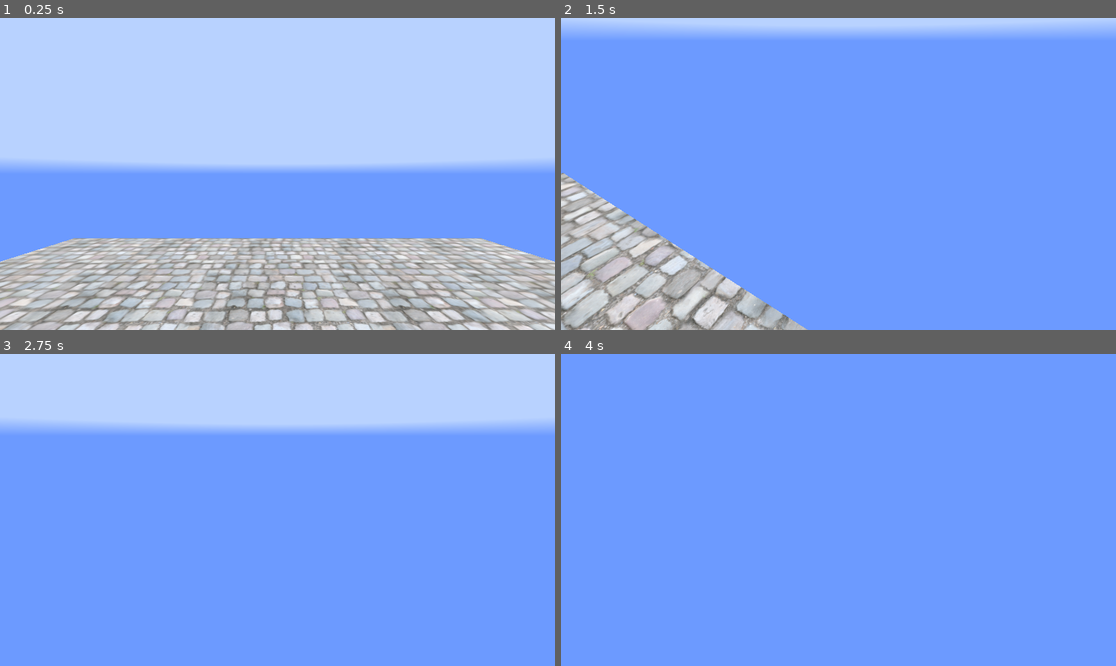
Above: before the commit, frames 1-4 (two rows, left to right).
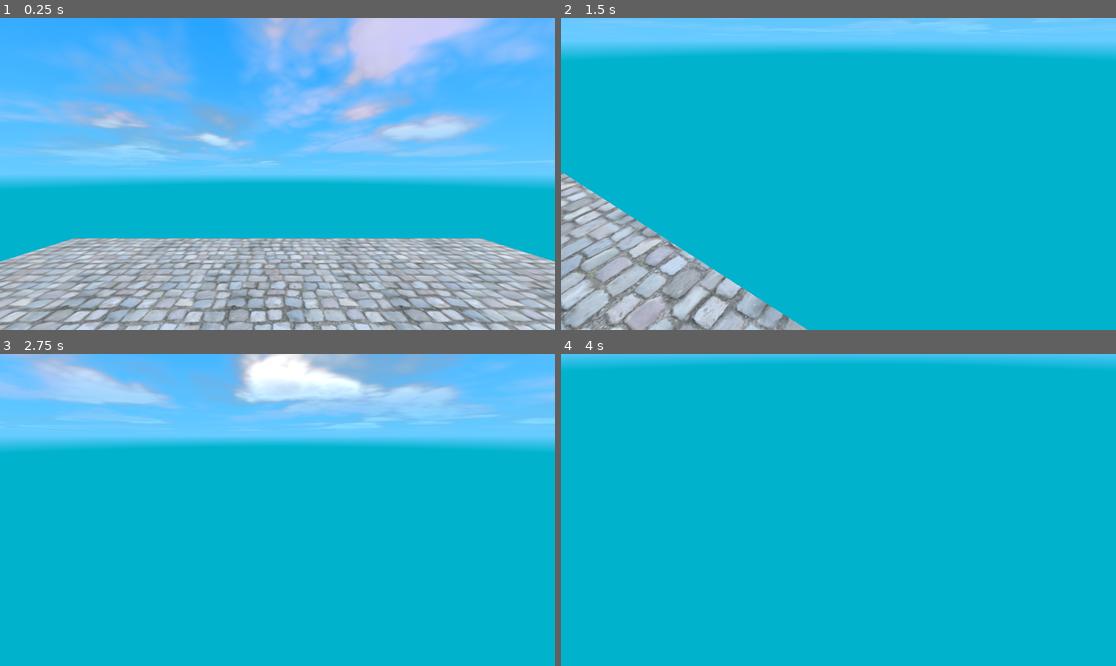
Above: after the commit, the same moments.

Repository: vierth/qianlongsworld
Game: Godot game, scene res://levels/main/main.tscn
The game is run twice, just before and just after one commit, with the same random seed, the same clock (stepped at 60 frames per second) and the same inputs.
Inputs (mouse positions are in pixels of both pictures, inside the frame that each line leads up to):
- Up to frame 1 (0.25 s): no input
- Up to frame 2 (1.5 s): tap Enter (ui_accept) at 0.5, 0.77 s; move the mouse to (960, 158) at 0.52 s; hold D (right) 0.53-1.28 s; click (960, 158) at 0.67 s; move the mouse to (810, 174) at 1.27 s; hold W (forward) from 1.28 s (still down)
- Up to frame 3 (2.75 s): keep holding W (forward); tap Enter (ui_accept) at 1.52, 2 s; move the mouse to (288, 503) at 2.02 s
- Up to frame 4 (4 s): keep holding W (forward); tap Enter (ui_accept) at 2.75, 3.02, 3.5, 3.77 s; move the mouse to (832, 516) at 2.77 s; move the mouse to (877, 513) at 3.52 s

The runs differ from the first frame. In frame 1, 69% of the frame differs, in the area x 0-100%, y 0-100%; in frame 2, 90%; in frame 3, 98%; in frame 4, 100%.

Commit message:
Add dynamic shader

Diff:
--- /dev/null
+++ b/game/assets/shaders/code/DynamicSky.gdshader
@@ -0,0 +1,290 @@
+shader_type sky;
+render_mode use_quarter_res_pass;
+
+// Originaly based on https://godotshaders.com/shader/stylized-sky-shader-with-clouds/ but there's not much left
+
+group_uniforms sky;
+	uniform vec3 day_top_color : source_color = vec3( 0.1, 0.6, 1.0 );
+	uniform vec3 day_bottom_color : source_color = vec3( 0.4, 0.8, 1.0 );
+	uniform vec3 sunset_top_color : source_color = vec3( 0.7, 0.75, 1.0 );
+	uniform vec3 sunset_bottom_color : source_color = vec3( 1.0, 0.5, 0.7 );
+	uniform vec3 night_top_color : source_color = vec3( 0.02, 0.0, 0.04 );
+	uniform vec3 night_bottom_color : source_color = vec3( 0.1, 0.0, 0.2 );
+
+group_uniforms horizon;
+	uniform vec3 horizon_color : source_color = vec3( 0.0, 0.7, 0.8 );
+	uniform float horizon_blur : hint_range( 0.0, 1.0, 0.01 ) = 0.05;
+
+group_uniforms sun; // First DirectionalLight3D will be the sun
+	uniform vec3 sun_color : source_color = vec3( 10.0, 8.0, 1.0 );
+	uniform vec3 sun_sunset_color : source_color = vec3( 10.0, 0.0, 0.0 );
+	uniform float sun_size : hint_range( 0.01, 1.0 ) = 0.2;
+	uniform float sun_blur : hint_range( 0.01, 20.0 ) = 10.0;
+
+group_uniforms moon; // Second DirectionalLight3D will be the moon
+	uniform vec3 moon_color : source_color = vec3( 1.0, 0.95, 0.7 );
+	uniform float moon_size : hint_range( 0.01, 1.0 ) = 0.06;
+	uniform float moon_blur : hint_range( 0.01, 10.0 ) = 0.1;
+
+group_uniforms clouds;
+	// Replaced by noise functions, unncomment if you want to use graphical textures
+//	uniform sampler2D clouds_top_texture : filter_linear_mipmap, hint_default_black;
+//	uniform sampler2D clouds_middle_texture : filter_linear_mipmap, hint_default_black;
+//	uniform sampler2D clouds_bottom_texture : filter_linear_mipmap, hint_default_black;
+	uniform vec3 clouds_edge_color : source_color = vec3( 0.8, 0.8, 0.98 );
+	uniform vec3 clouds_top_color : source_color = vec3( 1.0, 1.0, 1.00 );
+	uniform vec3 clouds_middle_color : source_color = vec3( 0.92, 0.92, 0.98 );
+	uniform vec3 clouds_bottom_color : source_color = vec3( 0.83, 0.83, 0.94 );
+	uniform float clouds_speed : hint_range( 0.0, 20.0, 0.01 ) = 2.0;
+	uniform float clouds_direction : hint_range( -0.5, 0.5, 0.0 ) = 0.2;
+	uniform float clouds_scale : hint_range( 0.0, 4.0, 0.01 ) = 1.0;
+	uniform float clouds_cutoff : hint_range( 0.0, 1.0, 0.01 ) = 0.3;
+	uniform float clouds_fuzziness : hint_range( 0.0, 2.0, 0.01 ) = 0.5;
+	// More weight is simply a darker color, usefull for rain/storm
+	uniform float clouds_weight : hint_range( 0.0, 1.0, 0.01 ) = 0.0;
+	uniform float clouds_blur : hint_range( 0.0, 1.0, 0.01 ) = 0.25;
+
+group_uniforms stars;
+	// Stars should be at black background
+	uniform sampler2D stars_texture : filter_linear_mipmap, hint_default_black;
+	uniform float stars_speed : hint_range( 0.0, 20.0, 0.01 ) = 1.0;
+
+group_uniforms settings;
+	uniform float overwritten_time = 0.0;
+
+////////////////////////////////////////////////////////////////////////////////////////////////////
+	// Function for clouds noises. You can replace using "gen_fractal_ping_pong" with a simple texture reading.
+	// I was frustrated with the repeating texture that's why I included the algorithm in the code.
+	// Source: https://github.com/Auburn/FastNoiseLite/tree/master
+	const int PRIME_X = 501125321;
+	const int PRIME_Y = 1136930381;
+	float lerp( float a, float b, float t )
+	{
+		return a + t * ( b - a );
+	}
+	float cubic_lerp( float a, float b, float c, float d, float t )
+	{
+		float p = d - c - ( a - b );
+		return t * t * t * p + t * t * ( a - b - p ) + t * ( c - a ) + b;
+	}
+	float ping_pong( float t )
+	{
+		t -= trunc( t * 0.5 ) * 2.0;
+		return t < 1.0 ? t : 2.0 - t;
+	}
+	int hash( int seed, int x_primed, int y_primed )
+	{
+		return ( seed ^ x_primed ^ y_primed ) * 0x27d4eb2d;
+	}
+	float val_coord( int seed, int x_primed, int y_primed )
+	{
+	    int hash = hash( seed, x_primed, y_primed );
+	    hash *= hash;
+	    hash ^= hash << 19;
+	    return float( hash ) * ( 1.0 / 2147483648.0 );
+	}
+	float single_value_cubic( int seed, float x, float y )
+	{
+	    int x1 = int( floor( x ));
+	    int y1 = int( floor( y ));
+
+	    float xs = x - float( x1 );
+	    float ys = y - float( y1 );
+
+	    x1 *= PRIME_X;
+	    y1 *= PRIME_Y;
+	    int x0 = x1 - PRIME_X;
+	    int y0 = y1 - PRIME_Y;
+	    int x2 = x1 + PRIME_X;
+	    int y2 = y1 + PRIME_Y;
+	    int x3 = x1 + ( PRIME_X << 1 );
+	    int y3 = y1 + ( PRIME_Y << 1 );
+
+	    return cubic_lerp(
+	        cubic_lerp( val_coord( seed, x0, y0 ), val_coord( seed, x1, y0 ), val_coord( seed, x2, y0 ), val_coord( seed, x3, y0 ), xs ),
+	        cubic_lerp( val_coord( seed, x0, y1 ), val_coord( seed, x1, y1 ), val_coord( seed, x2, y1 ), val_coord( seed, x3, y1 ), xs ),
+	        cubic_lerp( val_coord( seed, x0, y2 ), val_coord( seed, x1, y2 ), val_coord( seed, x2, y2 ), val_coord( seed, x3, y2 ), xs ),
+	        cubic_lerp( val_coord( seed, x0, y3 ), val_coord( seed, x1, y3 ), val_coord( seed, x2, y3 ), val_coord( seed, x3, y3 ), xs ),
+	    ys ) * ( 1.0 / ( 1.5 * 1.5 ));
+	}
+	// Params can be change in the same way as in noise settings in Godot
+	const float FRACTAL_BOUNDING = 1.0 / 1.75;
+	const int OCTAVES = 5;
+	const float PING_PONG_STRENGTH = 2.0;
+	const float WEIGHTED_STRENGTH = 0.0;
+	const float GAIN = 0.5;
+	const float LACUNARITY = 2.0;
+	float gen_fractal_ping_pong( vec2 pos, int seed, float frequency )
+	{
+		float x = pos.x * frequency;
+		float y = pos.y * frequency;
+	    float sum = 0.0;
+		float amp = FRACTAL_BOUNDING;
+	    for( int i = 0; i < OCTAVES; i++ )
+	    {
+	        float noise = ping_pong(( single_value_cubic( seed++, x, y ) + 1.0 ) * PING_PONG_STRENGTH );
+	        sum += ( noise - 0.5 ) * 2.0 * amp;
+	        amp *= lerp( 1.0, noise, WEIGHTED_STRENGTH );
+	        x *= LACUNARITY;
+	        y *= LACUNARITY;
+	        amp *= GAIN;
+	    }
+	    return sum * 0.5 + 0.5;
+	}
+////////////////////////////////////////////////////////////////////////////////////////////////////
+
+// Function needed to calculate the phase of the moon
+// Source: https://kelvinvanhoorn.com/2022/03/17/skybox-tutorial-part-1/
+float sphere_intersect( vec3 view_dir, vec3 sphere_pos, float radius )
+{
+    float b = dot( -sphere_pos, view_dir );
+    float c = dot( -sphere_pos, -sphere_pos ) - pow( radius, 2 );
+    float h = pow( b, 2 ) - c;
+    return h < 0.0 ? -1.0 : -b - sqrt( h );
+}
+
+void sky()
+{
+	float time = overwritten_time != 0.0 ? overwritten_time : TIME;
+
+	//////////////////// SKY ///////////////////////////////////////////////////////////////////////
+	float _eyedir_y = abs( sin( EYEDIR.y * PI * 0.5 ));
+
+	// The day color will be our base color
+	vec3 _sky_color = mix( day_bottom_color, day_top_color, _eyedir_y );
+	_sky_color = mix( _sky_color, vec3( 0.0 ), clamp(( 0.7 - clouds_cutoff ) * clouds_weight, 0.0, 1.0 ));
+
+	float _sunset_amount = clamp( 0.5 - abs( LIGHT0_DIRECTION.y ), 0.0, 0.5 ) * 2.0;
+	// The sky should be more red around the west, on the opposite side you don't see it as much
+	float _sunset_distance = clamp( 1.0 - pow( distance( EYEDIR, LIGHT0_DIRECTION ), 2 ), 0.0, 1.0 );
+	vec3 _sky_sunset_color = mix( sunset_bottom_color, sunset_top_color, _eyedir_y + 0.5 );
+	_sky_sunset_color = mix( _sky_sunset_color, sunset_bottom_color, _sunset_amount * _sunset_distance );
+	_sky_color = mix( _sky_color, _sky_sunset_color, _sunset_amount );
+
+	float _night_amount = clamp( -LIGHT0_DIRECTION.y + 0.7, 0.0, 1.0 );
+	vec3 _sky_night_color = mix( night_bottom_color, night_top_color, _eyedir_y );
+	_sky_color = mix( _sky_color, _sky_night_color, _night_amount );
+
+	// Final sky color
+	COLOR = _sky_color;
+
+	//////////////////// HORIZON ///////////////////////////////////////////////////////////////////
+	float _horizon_amount = 0.0;
+	if( EYEDIR.y < 0.0 )
+	{
+		_horizon_amount = clamp( abs( EYEDIR.y ) / horizon_blur, 0.0, 1.0 );
+		// Mixing with the color of the night sky to make the horizon darker
+		vec3 _horizon_color = mix( horizon_color, _sky_color, _night_amount * 0.9 );
+		// And if ther are many dark clouds, we also make the horizon darker
+		_horizon_color = mix( _horizon_color, vec3( 0.0 ), ( 1.0 - clouds_cutoff ) * clouds_weight * 0.7 );
+		COLOR = mix( COLOR, _horizon_color, _horizon_amount );
+	}
+
+	//////////////////// MOON //////////////////////////////////////////////////////////////////////
+	float _moon_amount = 0.0;
+	if( LIGHT1_ENABLED )
+	{
+		// Bigger moon near the horizon
+		float _moon_size = moon_size + cos( LIGHT1_DIRECTION.y * PI ) * moon_size * 0.25;
+		float _moon_distance = distance( EYEDIR, LIGHT1_DIRECTION ) / _moon_size;
+		// Finding moon disc and edge blur
+		_moon_amount = clamp(( 1.0 - _moon_distance ) / moon_blur, 0.0, 1.0 );
+		if( _moon_amount > 0.0 )
+		{
+			// Moon illumination depending on the position of the sun
+			float _moon_intersect = sphere_intersect( EYEDIR, LIGHT1_DIRECTION, _moon_size );
+			vec3 _moon_normal = normalize( LIGHT1_DIRECTION - EYEDIR * _moon_intersect );
+			// Power on the result gives a better effect
+			float _moon_n_dot_l = pow( clamp( dot( _moon_normal, -LIGHT0_DIRECTION ), 0.05, 1.0 ), 2 );
+			// Hiding the moon behind the horizon
+			_moon_amount *= 1.0 - _horizon_amount;
+			COLOR = mix( COLOR, moon_color, _moon_n_dot_l * _moon_amount );
+		}
+	}
+
+	//////////////////// SUN ///////////////////////////////////////////////////////////////////////
+	float _sun_distance = 0.0;
+	if( LIGHT0_ENABLED )
+	{
+		_sun_distance = distance( EYEDIR, LIGHT0_DIRECTION );
+		// Bigger sun near the horizon
+		float _sun_size = sun_size + cos( LIGHT0_DIRECTION.y * PI ) * sun_size * 0.25;
+		// Finding sun disc and edge blur
+		float _sun_amount = clamp(( 1.0 - _sun_distance / _sun_size ) / sun_blur, 0.0, 1.0 );
+		if( _sun_amount > 0.0 )
+		{
+			// Changing color of the sun during sunset
+			float _sunset_amount = 1.0;
+			if( LIGHT0_DIRECTION.y > 0.0 )
+				_sunset_amount = clamp( cos( LIGHT0_DIRECTION.y * PI ), 0.0, 1.0 );
+			vec3 _sun_color = mix( sun_color, sun_sunset_color, _sunset_amount );
+			// Hiding the sun behind the moon
+			_sun_amount = clamp( _sun_amount * ( 1.0 - _moon_amount ), 0.0, 1.0 );
+			// Hiding the sun behind the horizon
+			_sun_amount *= 1.0 - _horizon_amount;
+			// Leveling the "glow" in color
+			if( _sun_color.r > 1.0 || _sun_color.g > 1.0 || _sun_color.b > 1.0 )
+				_sun_color *= _sun_amount;
+			COLOR = mix( COLOR, _sun_color, _sun_amount );
+		}
+	}
+
+	//////////////////// STARS /////////////////////////////////////////////////////////////////
+	vec2 _sky_uv = EYEDIR.xz / sqrt( EYEDIR.y );
+	if( EYEDIR.y > -0.01 && LIGHT0_DIRECTION.y < 0.0  )
+	{
+		// Stars UV rotation
+		float _stars_speed_cos = cos( stars_speed * time * 0.005 );
+		float _stars_speed_sin = sin( stars_speed * time * 0.005 );
+		vec2 _stars_uv = vec2(
+			_sky_uv.x * _stars_speed_cos - _sky_uv.y * _stars_speed_sin,
+			_sky_uv.x * _stars_speed_sin + _sky_uv.y * _stars_speed_cos
+		);
+		// Stars texture
+		vec3 _stars_color = texture( stars_texture, _stars_uv ).rgb * -LIGHT0_DIRECTION.y;
+		// Hiding stars behind the moon
+		_stars_color *= 1.0 - _moon_amount;
+		COLOR += _stars_color;
+	}
+
+	//////////////////// CLOUDS ////////////////////////////////////////////////////////////////
+	if( EYEDIR.y > 0.0 )
+	{
+		// Clouds UV movement direction
+		float _clouds_speed = time * clouds_speed * 0.01;
+		float _sin_x = sin( clouds_direction * PI * 2.0 );
+		float _cos_y = cos( clouds_direction * PI * 2.0 );
+		// I using 3 levels of clouds. Top is the lightes and botom the darkest.
+		// The speed of movement (and direction a little) is different for the illusion of the changing shape of the clouds.
+		vec2 _clouds_movement = vec2( _sin_x, _cos_y ) * _clouds_speed;
+//		float _noise_top = texture( clouds_top_texture, ( _sky_uv + _clouds_movement ) * clouds_scale ).r;
+		float _noise_top = gen_fractal_ping_pong( ( _sky_uv + _clouds_movement ) * clouds_scale, 0, 0.5 );
+		_clouds_movement = vec2( _sin_x * 0.97, _cos_y * 1.07 ) * _clouds_speed * 0.89;
+//		float _noise_middle = texture( clouds_middle_texture, ( _sky_uv + _clouds_movement ) * clouds_scale ).r;
+		float _noise_middle = gen_fractal_ping_pong( ( _sky_uv + _clouds_movement ) * clouds_scale, 1, 0.75 );
+		_clouds_movement = vec2( _sin_x * 1.01, _cos_y * 0.89 ) * _clouds_speed * 0.79;
+//		float _noise_bottom = texture( clouds_bottom_texture, ( _sky_uv + _clouds_movement ) * clouds_scale ).r;
+		float _noise_bottom = gen_fractal_ping_pong( ( _sky_uv + _clouds_movement ) * clouds_scale, 2, 1.0 );
+		// Smoothstep with the addition of a noise value from a lower level gives a nice, deep result
+		_noise_bottom = smoothstep( clouds_cutoff, clouds_cutoff + clouds_fuzziness, _noise_bottom );
+		_noise_middle = smoothstep( clouds_cutoff, clouds_cutoff + clouds_fuzziness, _noise_middle + _noise_bottom * 0.2 ) * 1.1;
+		_noise_top = smoothstep( clouds_cutoff, clouds_cutoff + clouds_fuzziness, _noise_top + _noise_middle * 0.4 ) * 1.2;
+		float _clouds_amount = clamp( _noise_top + _noise_middle + _noise_bottom, 0.0, 1.0 );
+		// Fading clouds near the horizon
+		_clouds_amount *= clamp( abs( EYEDIR.y ) / clouds_blur, 0.0, 1.0 );
+
+		vec3 _clouds_color = mix( vec3( 0.0 ), clouds_top_color, _noise_top );
+		_clouds_color = mix( _clouds_color, clouds_middle_color, _noise_middle );
+		_clouds_color = mix( _clouds_color, clouds_bottom_color, _noise_bottom );
+		// The edge color gives a nice smooth edge, you can try turning this off if you need sharper edges
+		_clouds_color = mix( clouds_edge_color, _clouds_color, _noise_top );
+		// The sun passing through the clouds effect
+		_clouds_color = mix( _clouds_color, clamp( sun_color, 0.0, 1.0 ), pow( 1.0 - clamp( _sun_distance, 0.0, 1.0 ), 5 ));
+		// Color combined with sunset condition
+		_clouds_color = mix( _clouds_color, sunset_bottom_color, _sunset_amount * 0.75 );
+		// Color depending on the "progress" of the night.
+		_clouds_color = mix( _clouds_color, _sky_color, clamp( _night_amount, 0.0, 0.98 ));
+		_clouds_color = mix( _clouds_color, vec3( 0.0 ), clouds_weight * 0.9 );
+		COLOR = mix( COLOR, _clouds_color, _clouds_amount );
+	}
+}
--- a/game/assets/shaders/materials/SkyShader.tres
+++ b/game/assets/shaders/materials/SkyShader.tres
@@ -1,8 +1,34 @@
 [gd_resource type="ShaderMaterial" load_steps=2 format=3 uid="uid://u8ms0bm1c8te"]
 
-[ext_resource type="Shader" path="res://assets/shaders/code/Sky.gdshader" id="1_l8pvu"]
+[ext_resource type="Shader" path="res://assets/shaders/code/DynamicSky.gdshader" id="1_yy7y5"]
 
 [resource]
-shader = ExtResource("1_l8pvu")
-shader_parameter/skyColor = Color(0.721569, 0.823529, 1, 1)
-shader_parameter/horizonColor = Color(0.423529, 0.603922, 1, 1)
+shader = ExtResource("1_yy7y5")
+shader_parameter/day_top_color = Color(0.1, 0.6, 1, 1)
+shader_parameter/day_bottom_color = Color(0.4, 0.8, 1, 1)
+shader_parameter/sunset_top_color = Color(0.7, 0.75, 1, 1)
+shader_parameter/sunset_bottom_color = Color(1, 0.5, 0.7, 1)
+shader_parameter/night_top_color = Color(0.02, 0, 0.04, 1)
+shader_parameter/night_bottom_color = Color(0.1, 0, 0.2, 1)
+shader_parameter/horizon_color = Color(0, 0.7, 0.8, 1)
+shader_parameter/horizon_blur = 0.05
+shader_parameter/sun_color = Color(10, 8, 1, 1)
+shader_parameter/sun_sunset_color = Color(10, 0, 0, 1)
+shader_parameter/sun_size = 0.2
+shader_parameter/sun_blur = 10.0
+shader_parameter/moon_color = Color(1, 0.95, 0.7, 1)
+shader_parameter/moon_size = 0.06
+shader_parameter/moon_blur = 0.1
+shader_parameter/clouds_edge_color = Color(0.8, 0.8, 0.98, 1)
+shader_parameter/clouds_top_color = Color(1, 1, 1, 1)
+shader_parameter/clouds_middle_color = Color(0.92, 0.92, 0.98, 1)
+shader_parameter/clouds_bottom_color = Color(0.83, 0.83, 0.94, 1)
+shader_parameter/clouds_speed = 2.0
+shader_parameter/clouds_direction = 0.2
+shader_parameter/clouds_scale = 1.0
+shader_parameter/clouds_cutoff = 0.3
+shader_parameter/clouds_fuzziness = 0.5
+shader_parameter/clouds_weight = 0.0
+shader_parameter/clouds_blur = 0.25
+shader_parameter/stars_speed = 1.0
+shader_parameter/overwritten_time = 0.0
--- a/game/levels/main/main.tscn
+++ b/game/levels/main/main.tscn
@@ -35,7 +35,7 @@
 [node name="WorldEnvironment" type="WorldEnvironment" parent="Environment"]
 environment = SubResource("Environment_giykr")
 
-[node name="DirectionalLight3D" type="DirectionalLight3D" parent="Environment"]
+[node name="Sun" type="DirectionalLight3D" parent="Environment"]
 transform = Transform3D(1, 0, 0, 0, 0.0874339, 0.99617, 0, -0.99617, 0.0874339, 0, 3.08732, 0)
 
 [node name="Terrain" type="StaticBody3D" parent="."]
